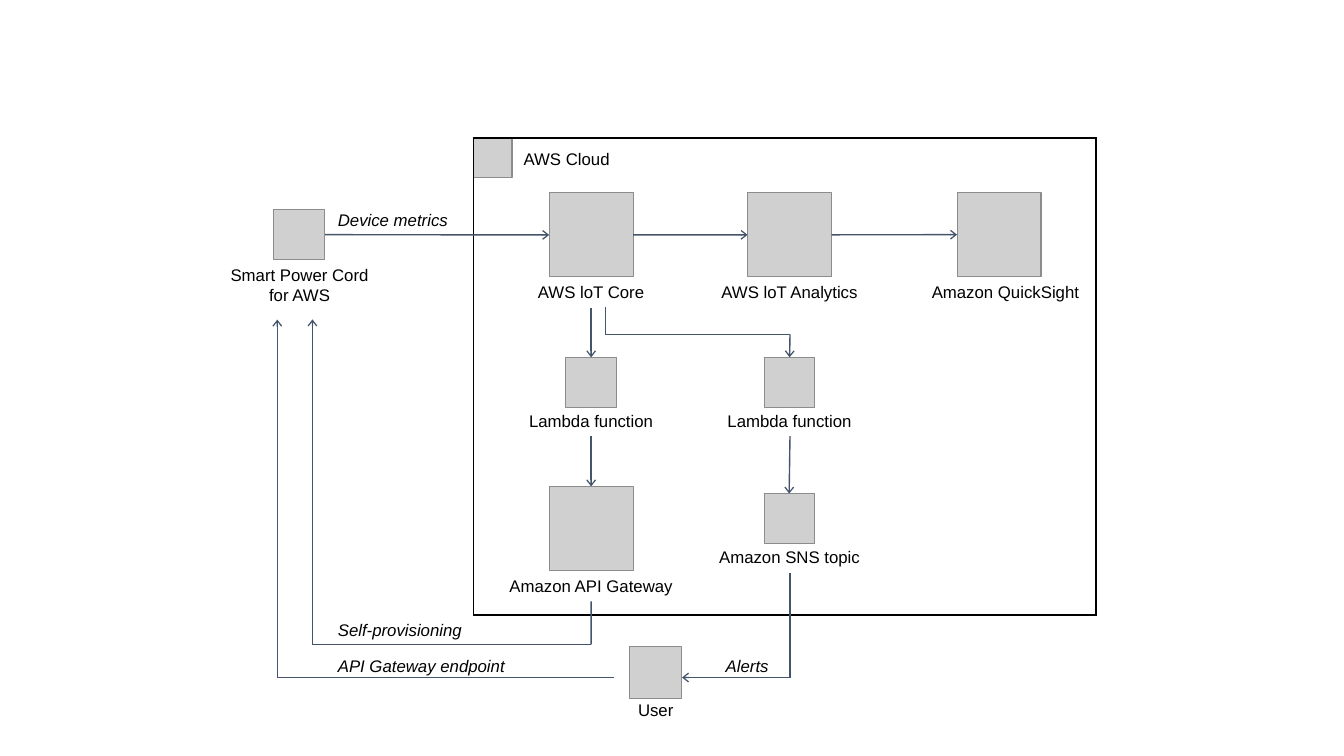
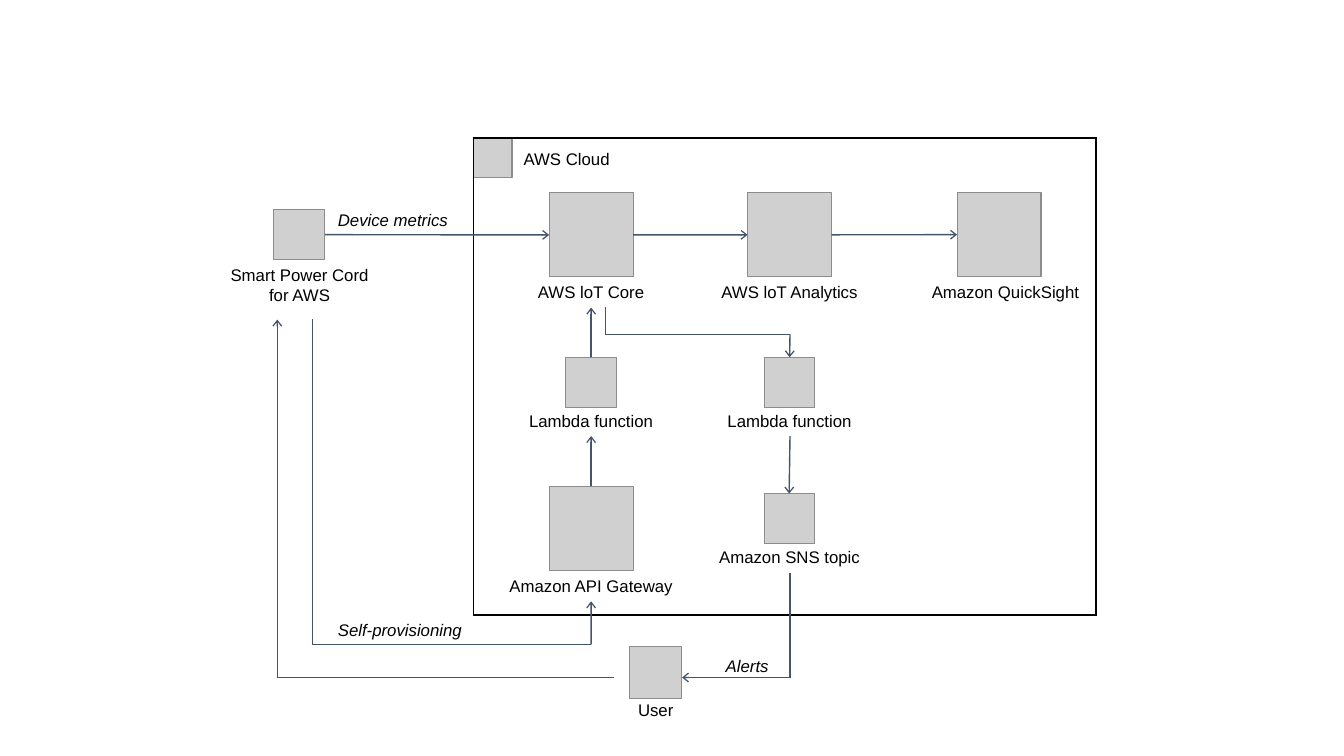
Before and after one commit to trek10inc/quickstart-grid-connect-connectsense, a slide deck: slide 1 of docs/images/connectsense-spc-architecture-diagram.pptx. Drawn at 1344x756 pixels with LibreOffice and Linux fonts; fonts in the diff are those of the drawing; grey boxes stand for pictures. Boxes give left, top, right and bottom in pixels: in the first picture for what was removed or moved away, otherwise in the second. Text is boxed around its words. In the diff, an @@ line names an element or a change of style, - is before the commit and + after.

```diff
--- a/docs/images/connectsense-spc-architecture-diagram.pptx
+++ b/docs/images/connectsense-spc-architecture-diagram.pptx
@@ arrow (591, 358) - (591, 308): arrowheads changed @@
@@ arrow (591, 487) - (591, 437): arrowheads changed @@
@@ line (591, 644) - (591, 602): line to arrow @@
@@ text removed at <box>338,660,504,676</box> @@
-API Gateway endpoint
```
Also in this commit, not shown: 1 other file.
